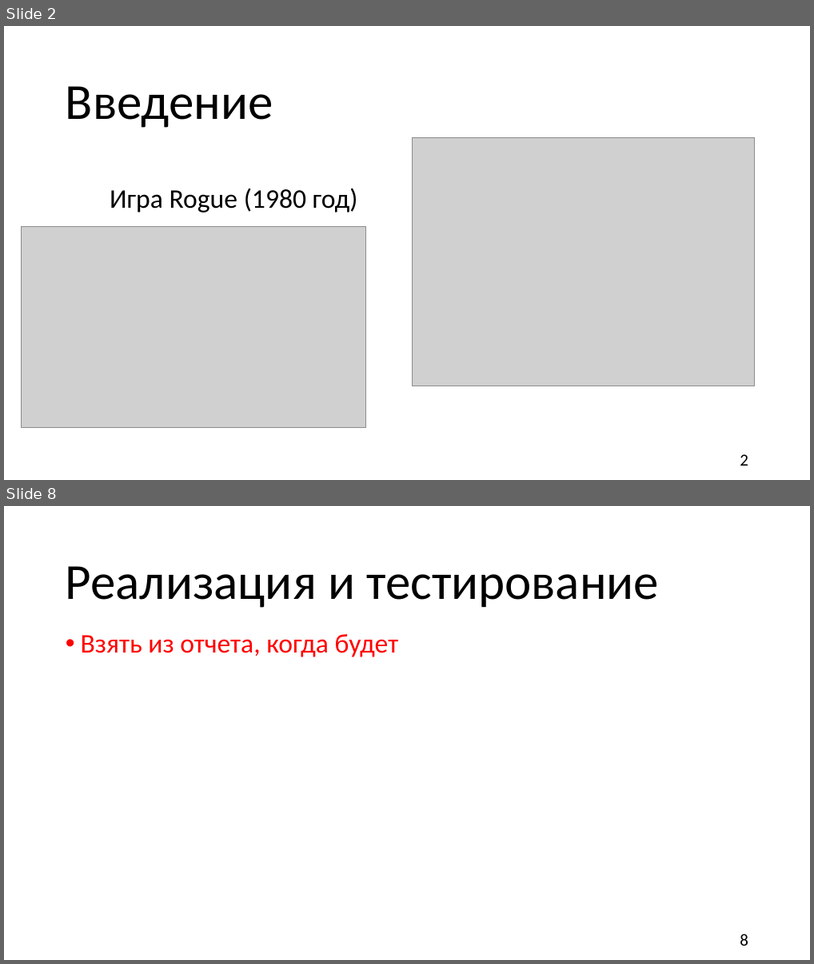
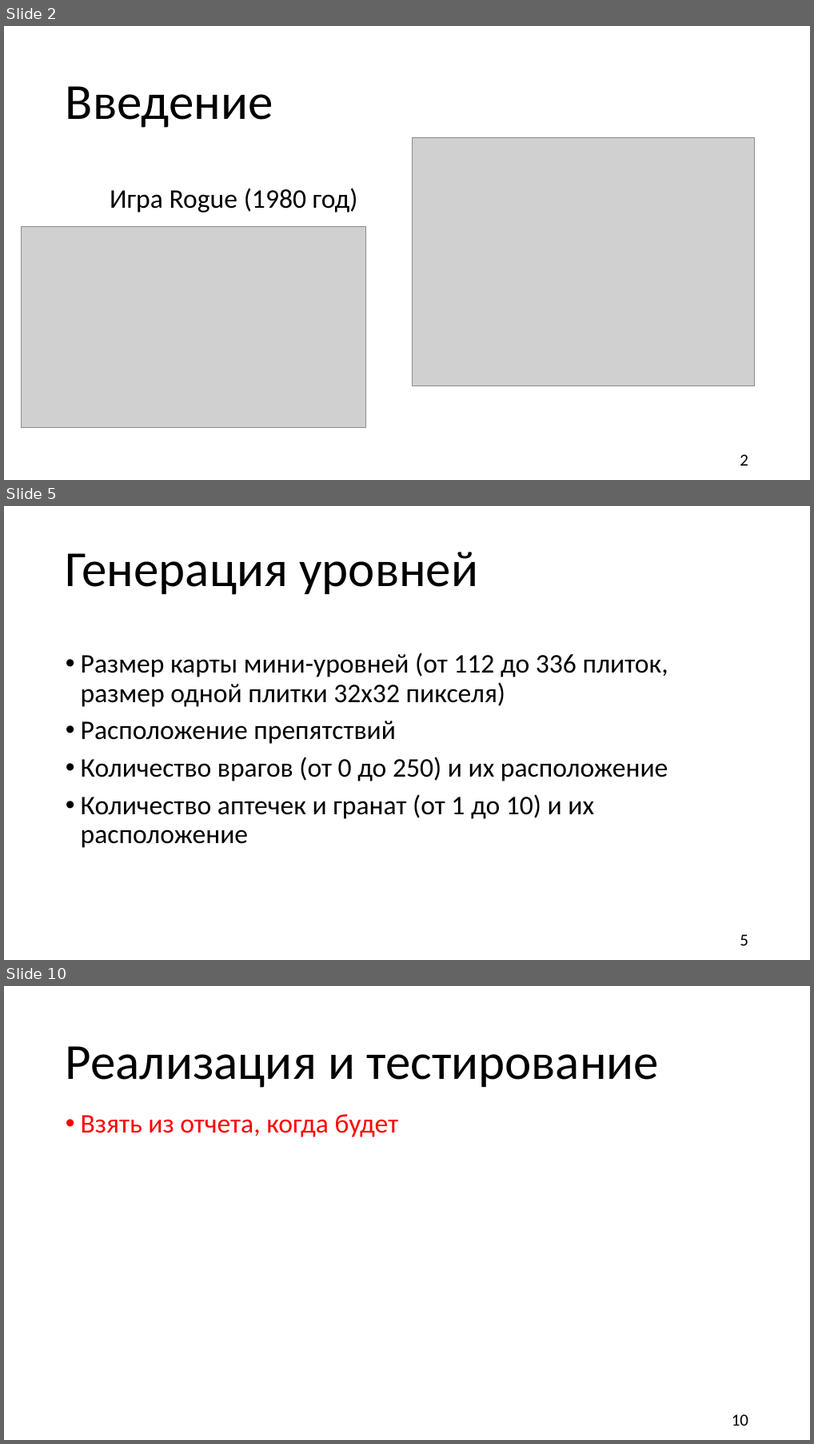
Before and after one commit to TiltInteractive/The-game-Resperation-, a slide deck: Б9121-09.03.03пикд_команда_4_презентация.pptx. Shown one above the other, each under a label of ours: slides 2 and 8 before the commit, slides 2, 5 and 10 after it; the slides between them are not shown. The pictures are 814x964 and 814x1444 pixels, drawn with LibreOffice and Linux fonts; fonts in the diff are those of the drawing; grey boxes stand for pictures; background and template pictures are left out. Boxes give left, top, right and bottom in pixels: in the first picture for what was removed or moved away, otherwise in the second. Text is boxed around its words. In the diff, an @@ line names an element or a change of style, - is before the commit and + after.

```diff
--- a/Б9121-09.03.03пикд_команда_4_презентация.pptx
+++ b/Б9121-09.03.03пикд_команда_4_презентация.pptx
@@ slide 5 added at (4,506,810,960), background picture (left out) @@
@@ title added at (66,552,478,595), 60 pt, text #000000 @@
+Генерация уровней
@@ text added at (81,652,669,848), 32 pt, text #000000 @@
+• Размер карты мини-уровней (от 112 до 336 плиток, размер одной плитки 32х32 пикселя)
+• Расположение препятствий
+• Количество врагов (от 0 до 250) и их расположение
+• Количество аптечек и гранат (от 1 до 10) и их расположение
@@ page number added at (740,934,749,945), 20 pt, text #000000 @@
+5
@@ what was slide 8 is now slide 10 @@
@@ page number at (732,1414,749,1425): text changed @@
-8
+10
```
Also in this commit, not shown: 4 slides changed, 3 other slides added, 1 slide removed, 2 other files.
